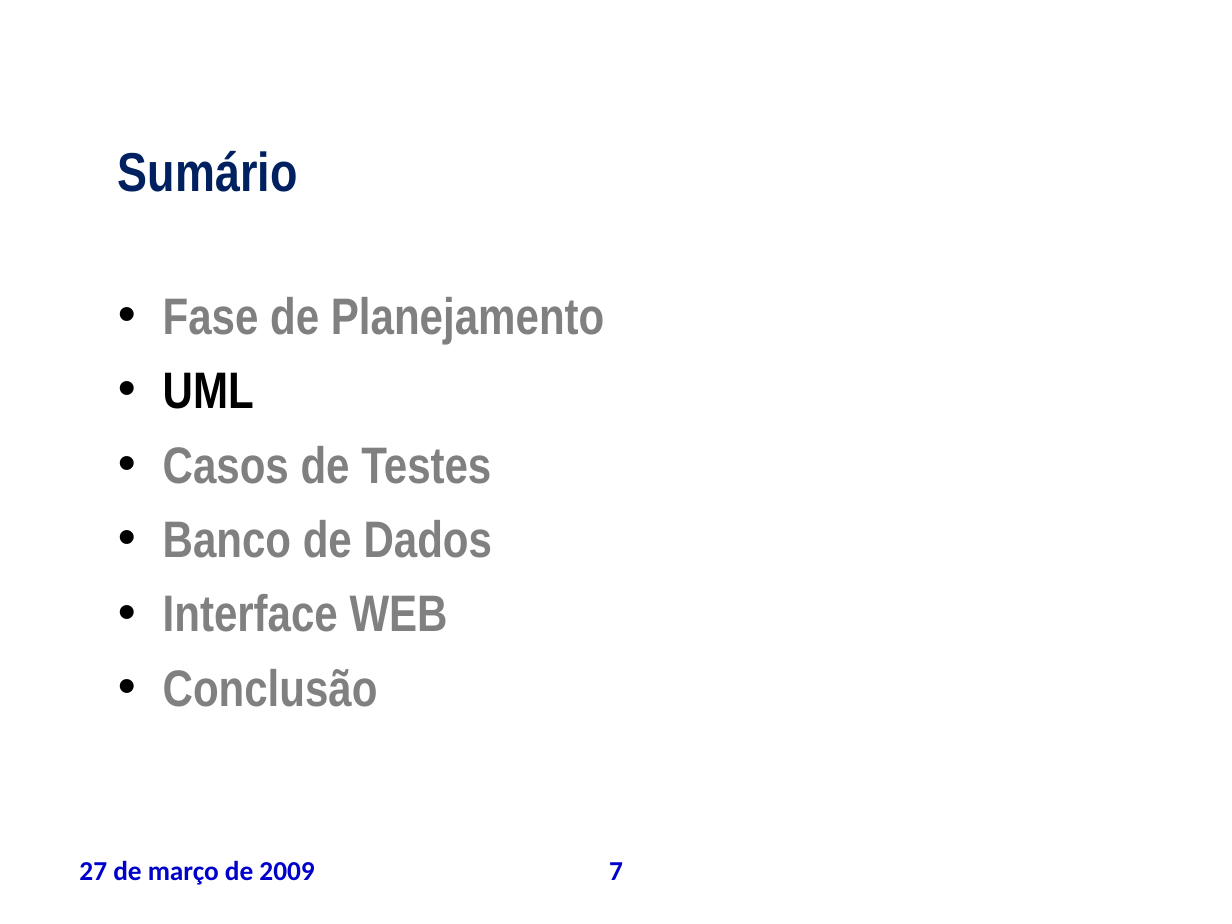
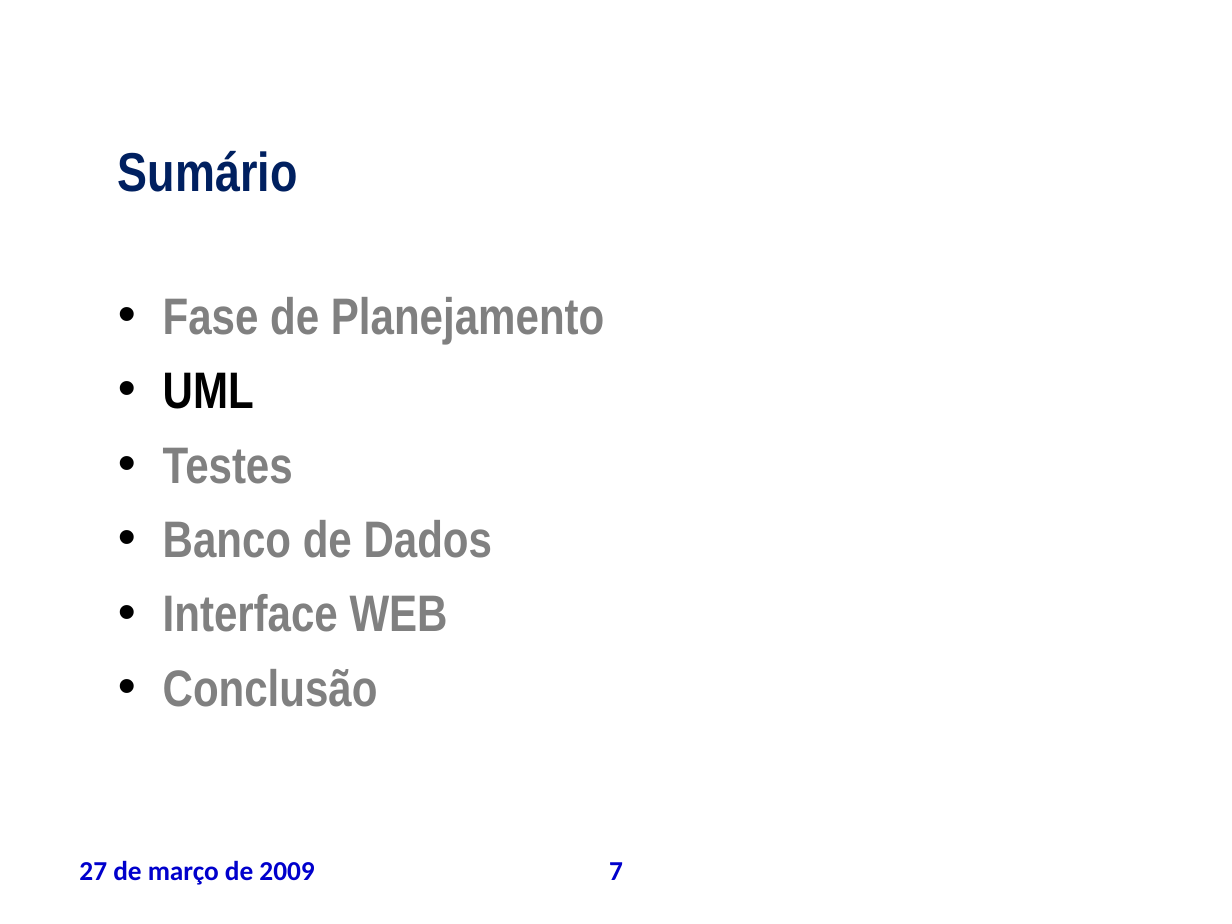
Before and after one commit to theoziran/sislodim, a slide deck: slide 7 of documentos/ProjetoPSA/Apresentacao_27_03_vs2.ppt. Drawn at 1232x924 pixels with LibreOffice and Linux fonts; fonts in the diff are those of the drawing; background and template pictures are left out. Boxes give left, top, right and bottom in pixels: in the first picture for what was removed or moved away, otherwise in the second. Text is boxed around its words. In the diff, an @@ line names an element or a change of style, - is before the commit and + after.

```diff
--- a/documentos/ProjetoPSA/Apresentacao_27_03_vs2.ppt
+++ b/documentos/ProjetoPSA/Apresentacao_27_03_vs2.ppt
@@ text at bbox=[163, 448, 293, 484]: text changed @@
-• Casos de Testes
+• Testes
```
Also in this commit, not shown: 4 other slides changed, 1 other file.
